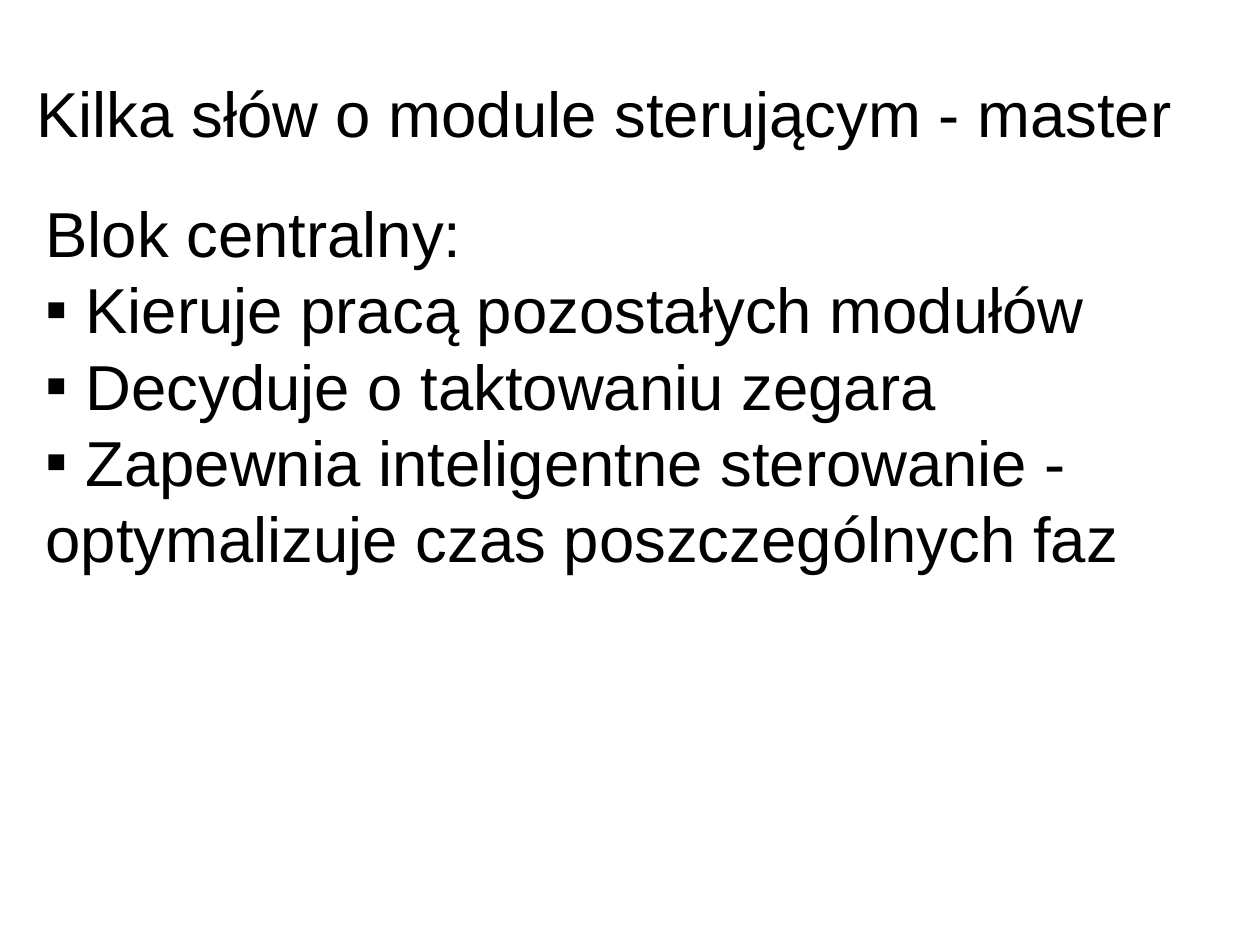
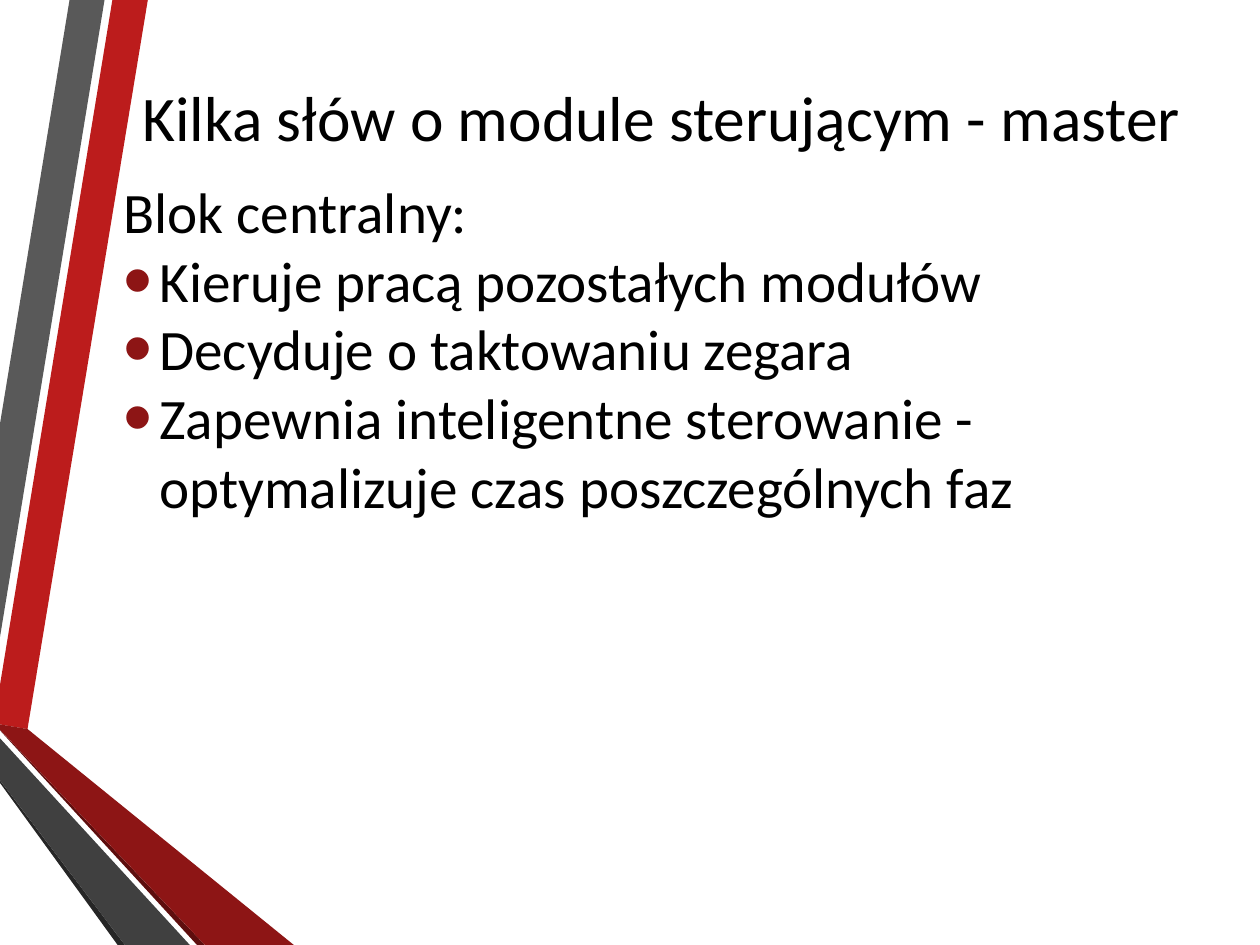
Before and after one commit to AleksanderPasiut/APProject_TrafficLights, a slide deck: slide 8 of prezentacja.pptx. Drawn at 1260x945 pixels with LibreOffice and Linux fonts; fonts in the diff are those of the drawing; background and template pictures are left out. Boxes give left, top, right and bottom in pixels: in the first picture for what was removed or moved away, otherwise in the second. Text is boxed around its words. In the diff, an @@ line names an element or a change of style, - is before the commit and + after.

```diff
--- a/prezentacja.pptx
+++ b/prezentacja.pptx
@@ title "Kilka słów o module sterującym ...": place and size @@
-title "Kilka słów o module sterującym ..." at box(36, 90, 1171, 149)
+title "Kilka słów o module sterującym ..." at box(142, 97, 1179, 152)
@@ title "Kilka słów o module sterującym ..." at box(142, 97, 1179, 152): font Arial to Calibri, letter outline none to #0D0D0D 0.75 pt; alignment left to centre; line spacing 0.9 to 1 @@
@@ text "Blok centralny:": place and size @@
-text "Blok centralny:" at box(46, 211, 1118, 574)
+text "Blok centralny:" at box(124, 193, 1013, 518)
@@ text "Blok centralny:" at box(124, 193, 1013, 518): size 40 to 36 pt, font Arial to Calibri; bullet ▪ to • @@
@@ group added at box(0, 0, 294, 945): 6 freeform shapes @@
```
Also in this commit, not shown: 11 other slides changed, 1 slide added, 1 other file.
